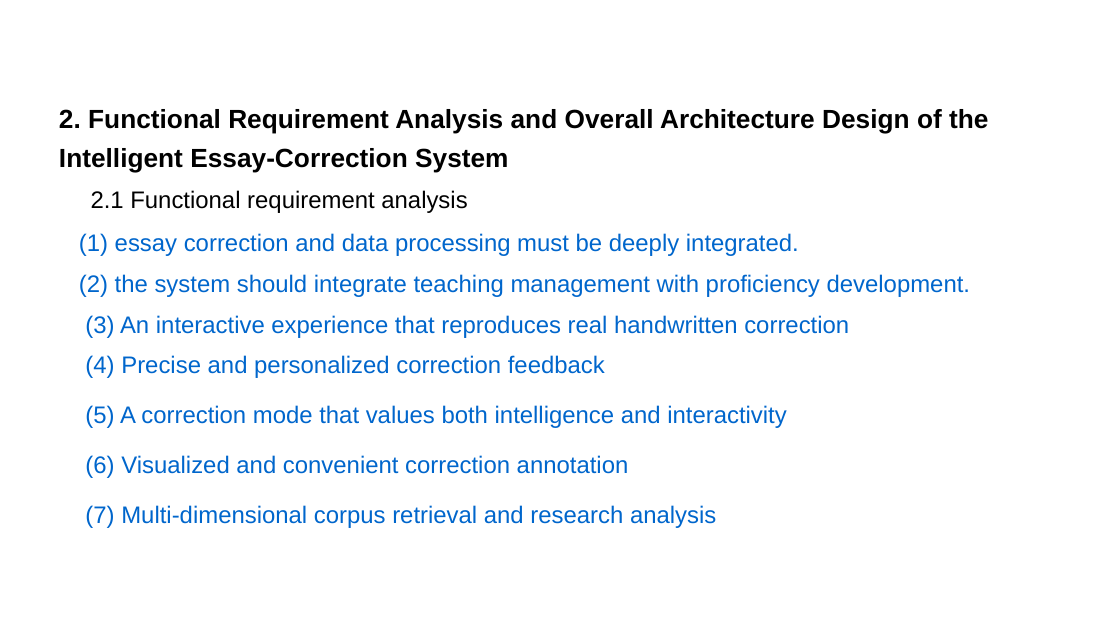
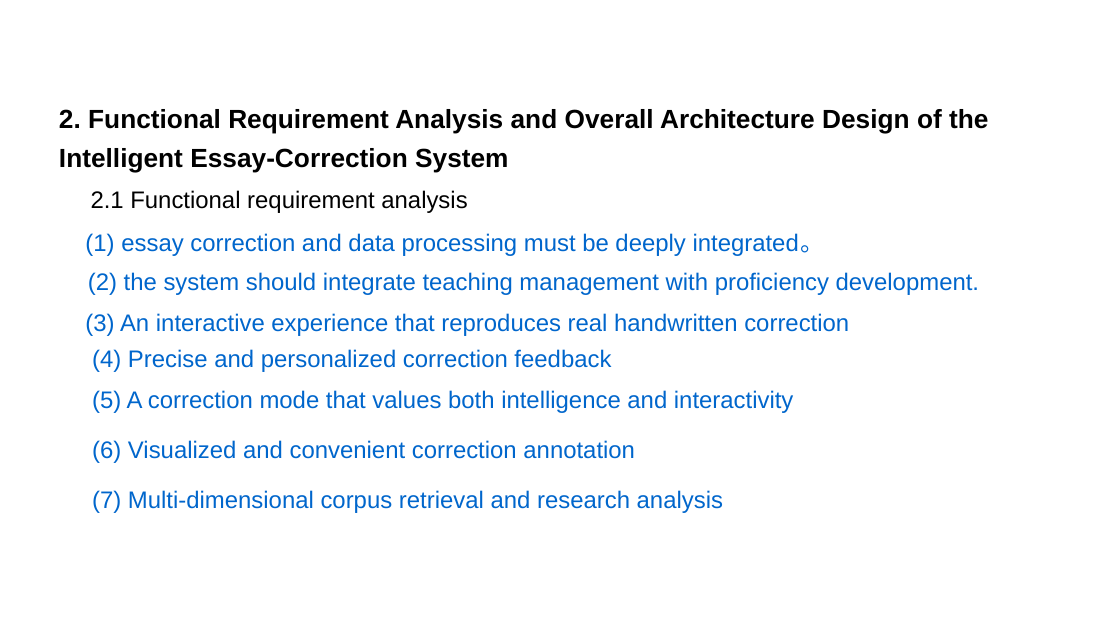
Before and after one commit to xiaoAugenstern/Multi-LLL-2026, a slide deck: slide 7 of assets/presentations/multilll-07-dan-yuan-essay-correction.pptx. Drawn at 1120x630 pixels with LibreOffice and Linux fonts; fonts in the diff are those of the drawing; background and template pictures are left out. Boxes give left, top, right and bottom in pixels: in the first picture for what was removed or moved away, otherwise in the second. Text is boxed around its words. In the diff, an @@ line names an element or a change of style, - is before the commit and + after.

```diff
--- a/assets/presentations/multilll-07-dan-yuan-essay-correction.pptx
+++ b/assets/presentations/multilll-07-dan-yuan-essay-correction.pptx
@@ text at <box>85,233,825,256</box>: text changed @@
-(1) essay correction and data processing must be deeply integrated.
+(1) essay correction and data processing must be deeply integrated。
@@ text at <box>88,272,979,372</box>: line spacing 1.25 to 1; less space between paragraphs @@
```
Also in this commit, not shown: 6 other slides changed, 1 slide added, 2 slides removed, 2 other files.
